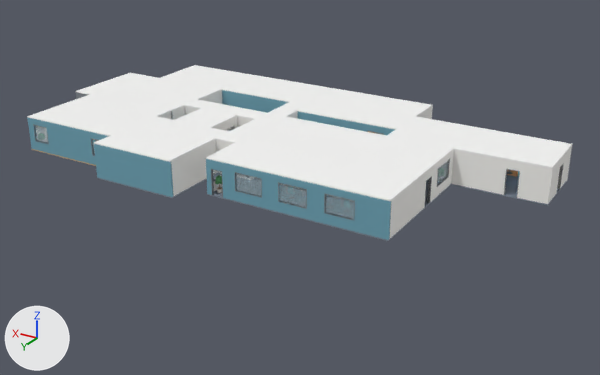
Renders of the Blender file compose/ai_company_floor.blend from each side of a commit.
Before and after are seen from a 50 mm camera at (-27.9, 70.7, 26.8) aimed at (5.1, 15.7, -0.7). Every picture has the same lights, and +X, +Y and +Z are marked at lower left. The older version comes first. Objects named as collision shapes, trigger or cutter boxes, shadow casters or lower levels of detail are left out.

Objects in the first picture: 'T00_Ceiling', 'T04_Ceiling', 'T04_Frames_N', 'T04_Wall_N', 'T04_Wall_W', 'T06_Ceiling', 'T06_Wall_N', 'T08_Ceiling', 'T08_Wall_N', 'T11_Ceiling', 'T12_Ceiling', 'T12_Wall_S' and 28 more.
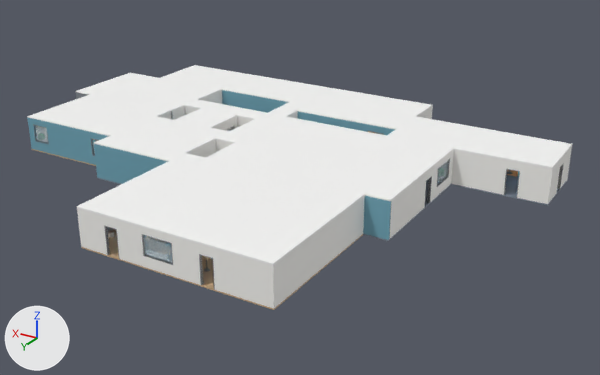
Not visible in the pictures: 'T13_FloorRug', 'T13_Stage'.

The change, as a diff of the scene's bpy script:
```diff
--- a/compose/ai_company_floor.blend.py
+++ b/compose/ai_company_floor.blend.py
@@ ob_t13_wall_w @@
+ob_t13_wall_w = bpy.data.objects.new('T13_Wall_W', me_wall_w_013)  # 24 vertices, 12 faces; spans x 0.0..0.2, y 0.2..11.8, z 0.0..3.0; in mat_wall_013 (white #f7f6f2)
+ob_t13_wall_w.location = (-4.0, 22.0, 0.0)
@@ ob_t13_wall_s @@
+ob_t13_wall_s = bpy.data.objects.new('T13_Wall_S', me_wall_s_013)  # 192 vertices, 96 faces; spans x 0.0..16.0, y 0.0..0.2, z 0.0..3.0; in mat_wall_013 (white #f7f6f2)
+ob_t13_wall_s.location = (-4.0, 22.0, 0.0)
@@ ob_t13_wall_n @@
+ob_t13_wall_n = bpy.data.objects.new('T13_Wall_N', me_wall_n_013)  # 192 vertices, 96 faces; spans x 0.0..16.0, y 11.8..12.0, z 0.0..3.0; in mat_wall_013 (white #f7f6f2)
+ob_t13_wall_n.location = (-4.0, 22.0, 0.0)
@@ ob_t13_wall_e @@
+ob_t13_wall_e = bpy.data.objects.new('T13_Wall_E', me_wall_e_013)  # 120 vertices, 60 faces; spans x 15.8..16.0, y 0.2..11.8, z 0.0..3.0; in mat_wall_dark_003 (grey #81868e)
+ob_t13_wall_e.location = (-4.0, 22.0, 0.0)
@@ ob_t13_stage @@
+ob_t13_stage = bpy.data.objects.new('T13_Stage', me_stage)  # 72 vertices, 36 faces; spans x -3.0..3.0, y -1.5..1.5, z 0.0..0.21; in mat_wood_dark_008 (brown #957c61), mat_stage_top (beige #ad9579), mat_stage_edge (yellow #f6e16c)
+ob_t13_stage.location = (10.3, 28.0, 0.0)
+ob_t13_stage.rotation_euler = (0.0, 0.0, -1.571)  # degrees (0, 0, -90)
@@ ob_t13_frames_n @@
+ob_t13_frames_n = bpy.data.objects.new('T13_Frames_N', me_frames_n_009)  # 264 vertices, 132 faces; spans x 4.45..13.55, y 11.79..12.01, z 0.0..2.45; in mat_frame_013 (grey #898b90), mat_glass_005 (blue #cbe7f3)
+ob_t13_frames_n.location = (-4.0, 22.0, 0.0)
@@ ob_t13_floorrug @@
+ob_t13_floorrug = bpy.data.objects.new('T13_FloorRug', me_floorrug)  # 24 vertices, 12 faces; spans x -3.3..3.3, y -2.8..2.8, z 0.0..0.01; in mat_rug_blue_007 (cyan #598e9e)
+ob_t13_floorrug.location = (3.9, 28.0, 0.0)
@@ ob_t13_floor @@
+ob_t13_floor = bpy.data.objects.new('T13_Floor', me_floor_013)  # 24 vertices, 12 faces; spans x 0.0..16.0, y 0.0..12.0, z -0.1..0.0; in mat_floor_wood_003 (beige #c4a681)
+ob_t13_floor.location = (-4.0, 22.0, 0.0)
@@ ob_t13_cocktailtable_1 @@
+ob_t13_cocktailtable_1 = bpy.data.objects.new('T13_CocktailTable_1', me_cocktailtable_1)  # 348 vertices, 220 faces; spans x -0.4..0.4, y -0.4..0.4, z 0.0..1.05; in mat_wood_light_006 (beige #ddc4a2), mat_metal_dark_012 (grey #76797c)
+ob_t13_cocktailtable_1.location = (2.4, 32.2, 0.0)
@@ ob_t13_ceiling @@
+ob_t13_ceiling = bpy.data.objects.new('T13_Ceiling', me_ceiling_013)  # 24 vertices, 12 faces; spans x 0.0..16.0, y 0.0..12.0, z 3.0..3.1; in mat_ceiling_013 (white #fafaf9)
+ob_t13_ceiling.location = (-4.0, 22.0, 0.0)
```

Boxes (x1, y1, x2, y2) around the edits, measured in the pictures (600 x 375 px):
'T13_Ceiling', added
    after: (77, 153, 365, 265)
'T13_Wall_N', added
    after: (77, 208, 276, 309)
'T13_Wall_W', added
    after: (275, 197, 363, 306)
'T13_Floor', added
    after: (81, 231, 363, 310)
'T13_Frames_N', added
    after: (104, 226, 215, 290)
    faces in mat_glass_005 (blue #cbe7f3): (143, 235, 172, 263)
    faces in mat_frame_013 (grey #898b90): (104, 226, 215, 290)
'T13_Wall_S', added
    after: (362, 196, 365, 234)
'T13_CocktailTable_1', added
    after: (202, 256, 211, 272)
'T13_Wall_E', added
    after: (107, 227, 113, 232)
'T04_Wall_N', unchanged, covered by the edit
    before: (206, 159, 391, 240)
    after: (363, 196, 391, 240)
'T04_Frames_N', unchanged, covered by the edit
    before: (211, 169, 355, 220)
'T06_Wall_W', unchanged, covered by the edit
    before: (171, 140, 215, 196)
    after: (188, 140, 215, 158)
